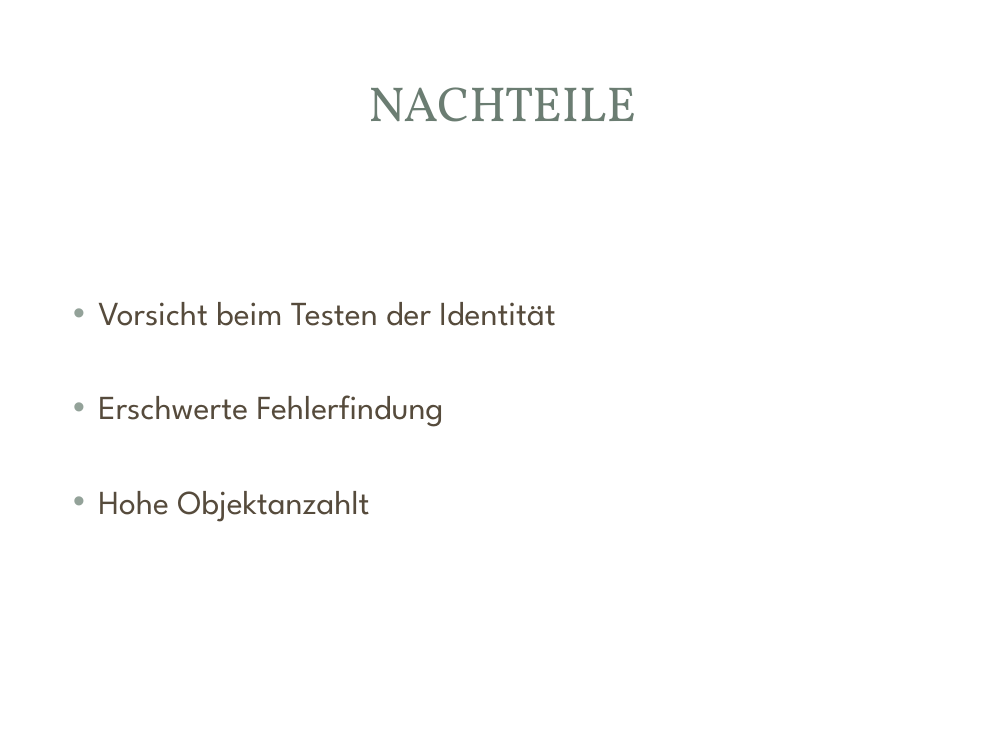
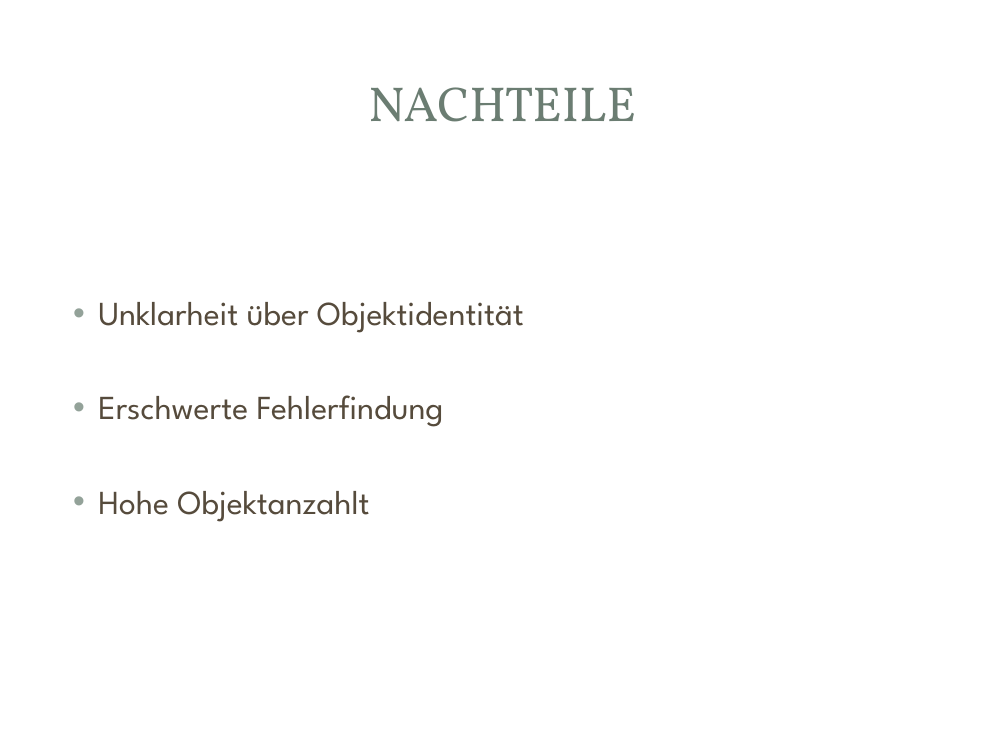
Before and after one commit to lightstalker89/MIT_SAD, a slide deck: slide 7 of 3nd_sem/SA/murrent/Decorater Pattern.pptx (slide 6 before the commit). Drawn at 1008x756 pixels with LibreOffice and Linux fonts; fonts in the diff are those of the drawing; background and template pictures are left out. Boxes give left, top, right and bottom in pixels: in the first picture for what was removed or moved away, otherwise in the second. Text is boxed around its words. In the diff, an @@ line names an element or a change of style, - is before the commit and + after.

```diff
--- a/3nd_sem/SA/murrent/Decorater Pattern.pptx
+++ b/3nd_sem/SA/murrent/Decorater Pattern.pptx
@@ text at (98, 302, 524, 333): text changed @@
-• Vorsicht beim Testen der Identität
+• Unklarheit über Objektidentität
```
Also in this commit, not shown: 4 other slides changed, 2 slides added, 1 slide removed.
